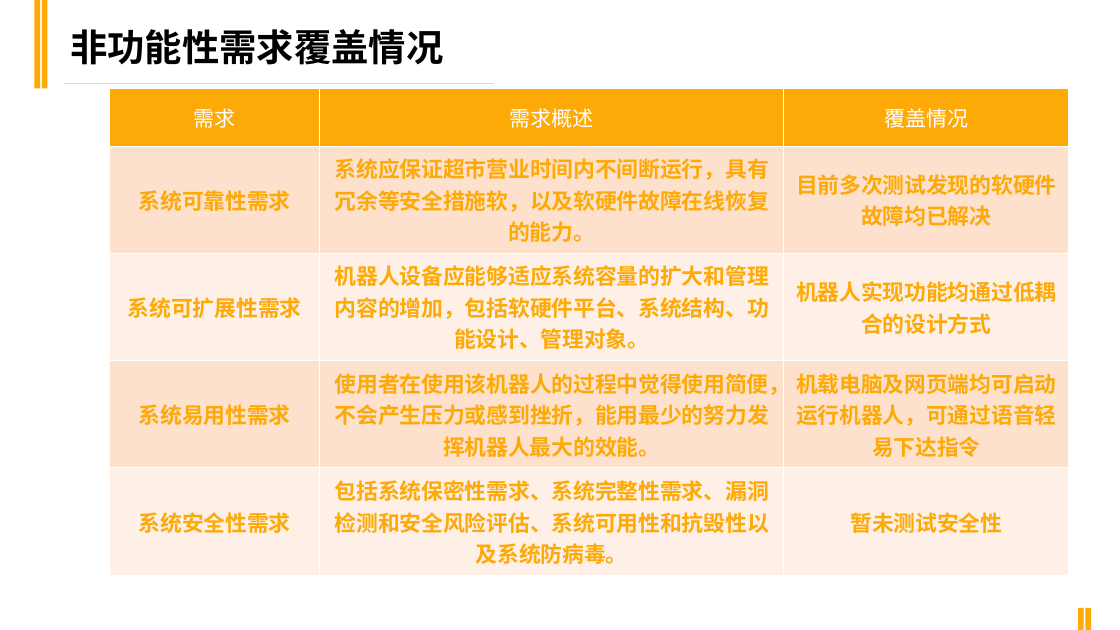
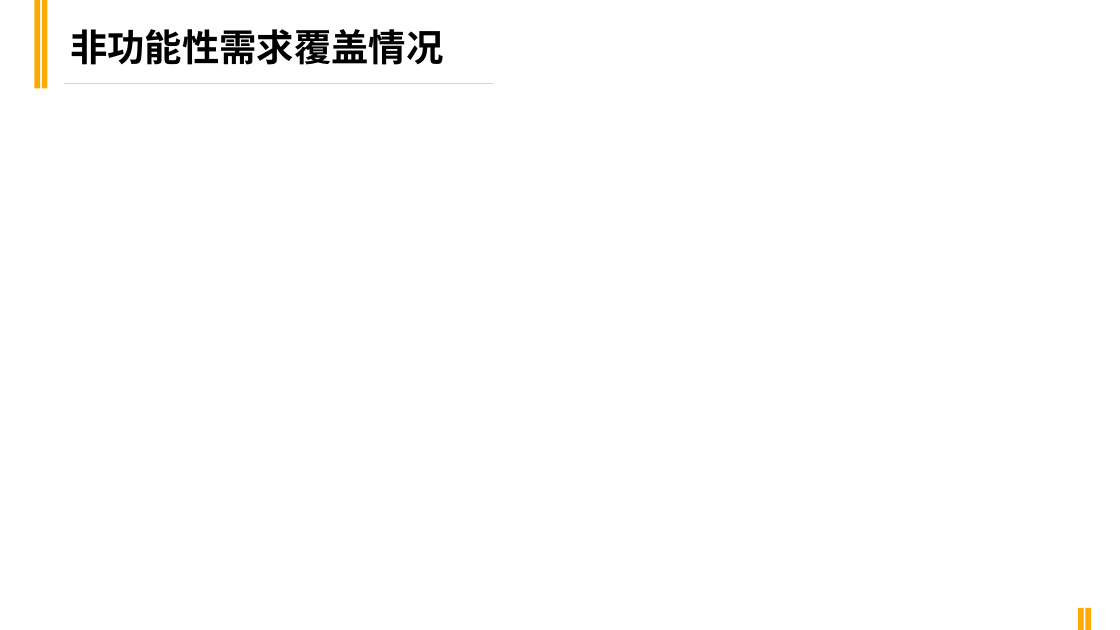
Before and after one commit to sebuaa2019/Team103, a slide deck: slide 18 of 答辩PPT/SE0611答辩TEAM103.pptx. Drawn at 1120x630 pixels with LibreOffice and Linux fonts; fonts in the diff are those of the drawing. Boxes give left, top, right and bottom in pixels: in the first picture for what was removed or moved away, otherwise in the second. Text is boxed around its words. In the diff, an @@ line names an element or a change of style, - is before the commit and + after.

```diff
--- a/答辩PPT/SE0611答辩TEAM103.pptx
+++ b/答辩PPT/SE0611答辩TEAM103.pptx
@@ table removed at (110, 88, 1070, 576), 5 rows, 3 columns @@
-需求 | 需求概述 | 覆盖情况
-系统可靠性需求 | 系统应保证超市营业时间内不间断运行，具有冗余等安全措施软，以及软硬件故障在线恢复的能力。 | 目前多次测试发现的软硬件故障均已解决
-系统可扩展性需求 | 机器人设备应能够适应系统容量的扩大和管理内容的增加，包括软硬件平台、系统结构、功能设计、管理对象。 | 机器人实现功能均通过低耦合的设计方式
-系统易用性需求 | 使用者在使用该机器人的过程中觉得使用简便，不会产生压力或感到挫折，能用最少的努力发挥机器人最大的效能。 | 机载电脑及网页端均可启动运行机器人，可通过语音轻易下达指令
-系统安全性需求 | 包括系统保密性需求、系统完整性需求、漏洞检测和安全风险评估、系统可用性和抗毁性以及系统防病毒。 | 暂未测试安全性
```
Also in this commit, not shown: 7 other slides changed, 1 slide added, 16 other files.
